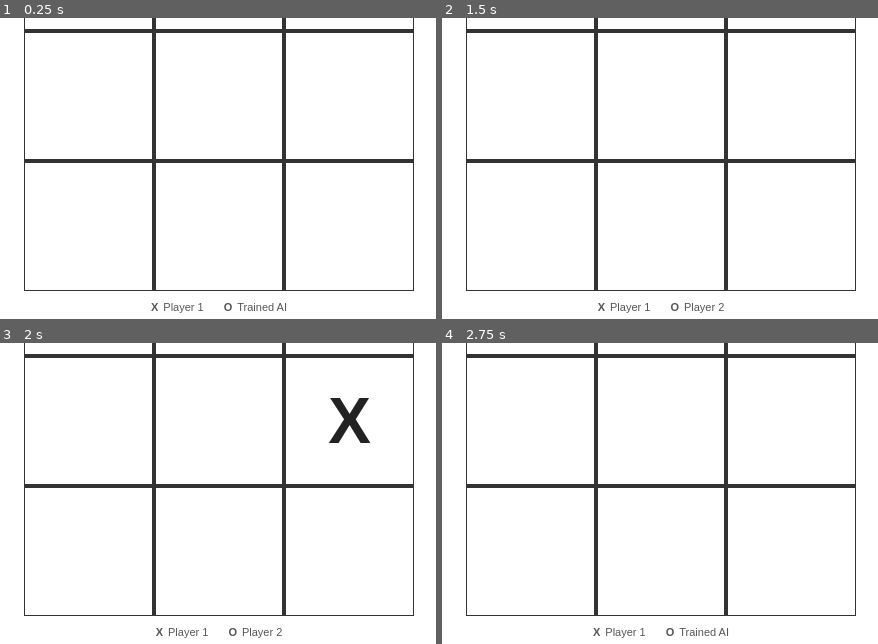
Above: before the commit, frames 1-4 (two rows, left to right).
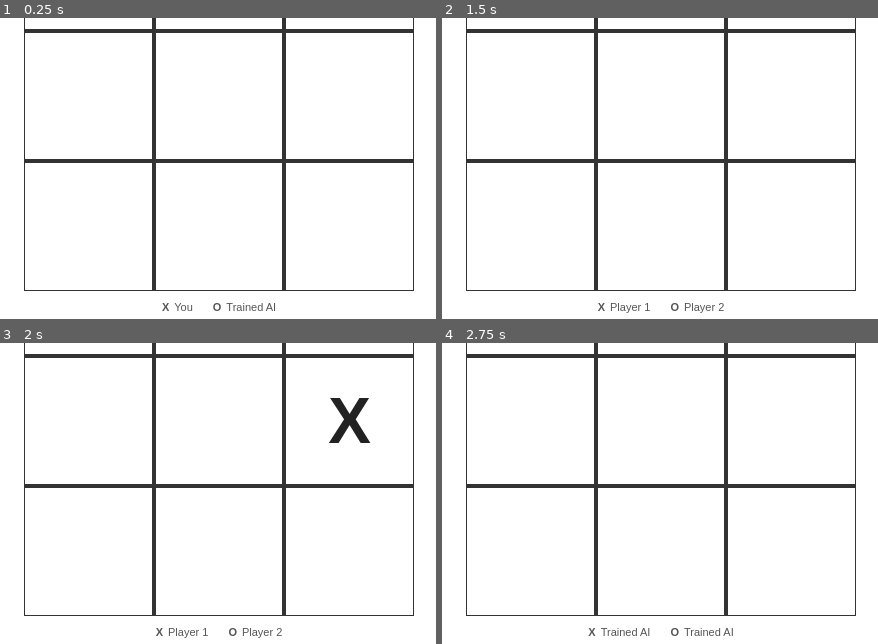
Above: after the commit, the same moments.

Repository: Blagos1195/tic-tac-toes
Game: browser game, page index.html
Two runs of this game, one before a commit and one after it. Both use one fixed random seed, a clock stepped at 60 frames per second and the inputs below.
Inputs:
- Up to frame 1 (0.25 s): no input
- Up to frame 2 (1.5 s): click "New game" at 0.27 s; click "Player vs Player" at 1.27 s
- Up to frame 3 (2 s): click "Middle right, empty" at 1.87 s
- Up to frame 4 (2.75 s): click "Reset scores" at 2.02 s; click "Player vs AI" at 2.47 s
The pictures show only the part of the screen within x 12-62%, y 50-100%; the shares and areas given below are measured in that part.

The runs differ from the first frame. In frame 1, 0.4% of the frame differs, in the area x 34-66%, y 94-99%; in frame 2, nothing differs; in frame 3, nothing differs; in frame 4, 0.5%, in the area x 33-67%, y 94-99%.

Commit message:
Fix Tic Tac Toe player assignment display

Diff:
--- a/app.js
+++ b/app.js
@@ -30,6 +30,7 @@
 let pyodide = null;
 let aiReady = false;
 let aiLoading = null;
+let gameId = 0;
 const scoreStorageKey = "tic-tac-toe-scores-v1";
 const scoresByMode = loadScores();
 let scores = scoresByMode[mode];
@@ -98,6 +99,9 @@
 
 function updateModeLabels() {
   const aiMode = mode === "ai";
+  const footerLabels = document.querySelectorAll(".board-footer span");
+  footerLabels[0].lastChild.textContent = aiMode ? (aiPlayer === "X" ? " Trained AI" : " You") : " Player 1";
+  footerLabels[1].lastChild.textContent = aiMode ? (aiPlayer === "O" ? " Trained AI" : " You") : " Player 2";
   scoreXName.textContent = aiMode ? aiPlayer === "X" ? "AI" : "YOU" : "PLAYER 1";
   scoreOName.textContent = aiMode ? aiPlayer === "O" ? "AI" : "YOU" : "PLAYER 2";
   opponentName.textContent = aiMode ? "Trained AI" : "Player 2";
@@ -224,21 +228,27 @@
 }
 
 async function makeAIMove() {
+  const activeGame = gameId;
+  const player = aiPlayer;
+  if (gameOver || currentPlayer !== player || aiBusy) return;
   aiBusy = true;
   updateTurnText();
   render();
   try {
     await loadAI();
+    if (activeGame !== gameId || gameOver || currentPlayer !== player) return;
     const pythonBoard = board.map((value, index) => value || String(index + 1));
     pyodide.globals.set("browser_board", pyodide.toPy(pythonBoard));
-    const move = pyodide.runPython(`ai.get_ai_move${aiPlayer}(browser_board, 0.01)`);
+    const move = pyodide.runPython("ai.get_ai_move" + player + "(browser_board, 0.01)");
+    if (activeGame !== gameId) return;
     if (Number.isInteger(move) && move >= 0 && move < 9 && !board[move]) {
       aiBusy = false;
-      placeMove(move, aiPlayer);
+      placeMove(move, player);
     } else {
       throw new Error("The trained model returned an invalid move.");
     }
   } catch (error) {
+    if (activeGame !== gameId) return;
     console.error(error);
     aiBusy = false;
     statusHeading.textContent = "The AI couldn't make a move.";
@@ -247,8 +257,8 @@
     render();
   }
 }
-
 function startGame(resetScores = false) {
+  const activeGame = ++gameId;
   board = Array(9).fill("");
   currentPlayer = "X";
   aiPlayer = mode === "ai" && Math.random() < 0.5 ? "X" : "O";
@@ -266,7 +276,7 @@
   render();
   if (mode === "ai") {
     loadAI().then(() => {
-      if (currentPlayer === aiPlayer && !gameOver) makeAIMove();
+      if (activeGame === gameId && currentPlayer === aiPlayer && !gameOver) makeAIMove();
     }).catch(() => {});
   } else {
     setModelStatus("Python AI not needed in Player vs Player mode");
